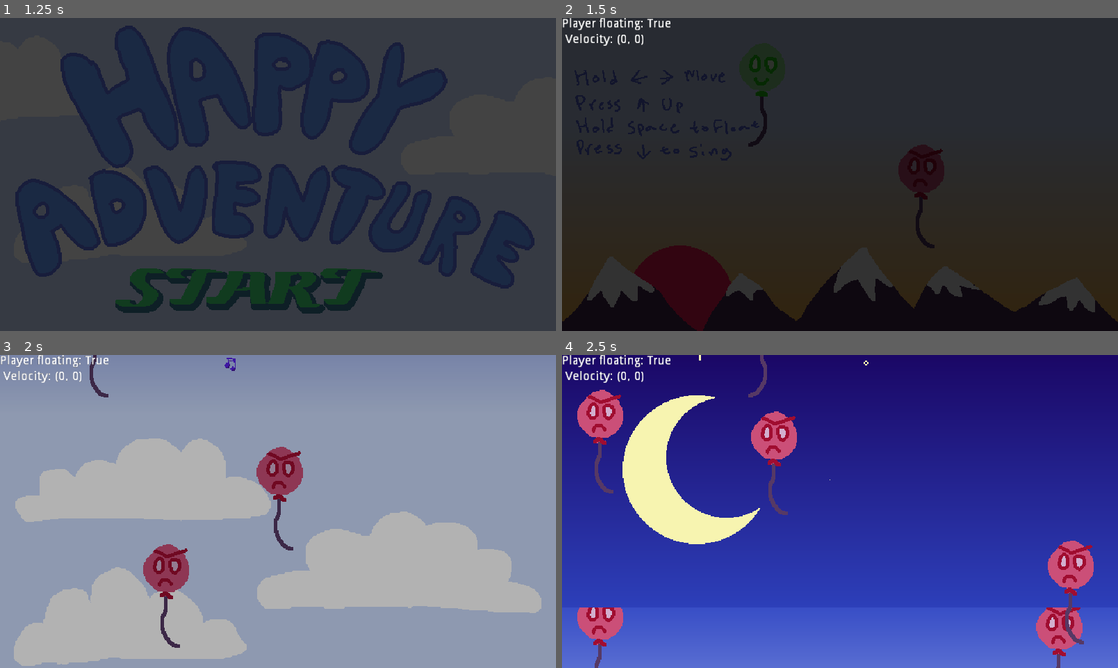
Above: before the commit, frames 1-4 (two rows, left to right).
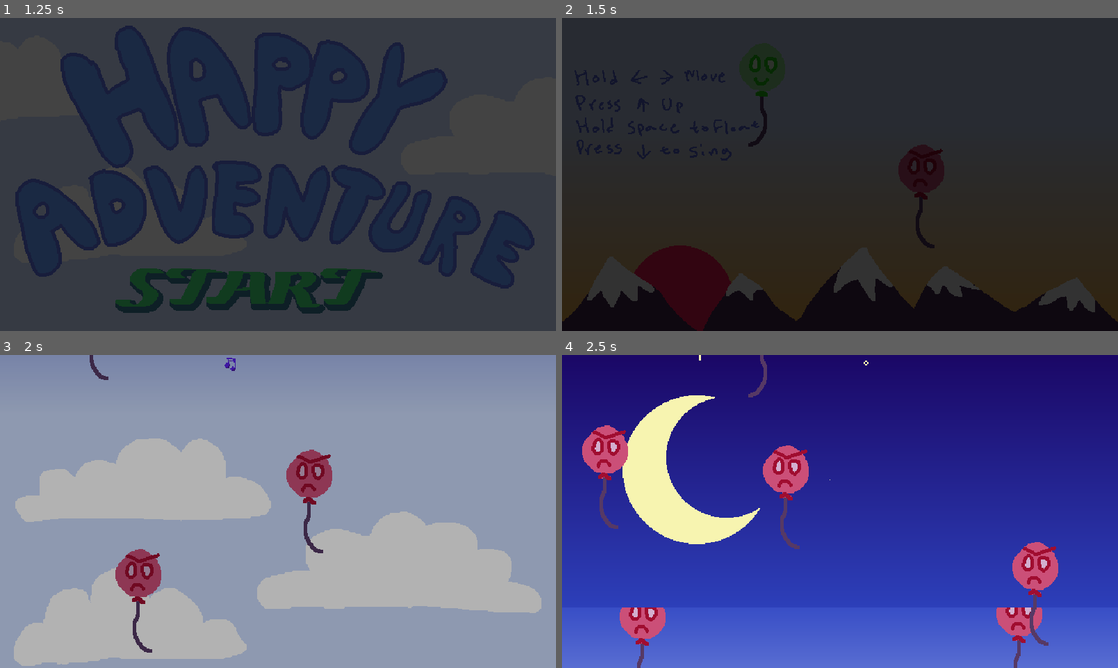
Above: after the commit, the same moments.

Repository: kpkpkpkpkpkpkpkp/happy_adventure
Game: Godot game, scene res://scenes/main.tscn
Same seed, same stepped clock (60 frames per second), same inputs: the game is played once before the commit and once after it. Sound files missing from this copy of the repository are replaced by a short silence.
Inputs:
- Up to frame 1 (1.25 s): tap Enter (ui_accept) at 0.5, 0.77 s
- Up to frame 2 (1.5 s): no input
- Up to frame 3 (2 s): tap Enter (ui_accept) at 1.52 s
- Up to frame 4 (2.5 s): no input

Frame 1 is identical in both runs. In frame 2, 0.4% of the frame differs, in the area x 0-20%, y 0-9%; in frame 3, 4.4%; in frame 4, 9.5%, in the area x 0-96%, y 0-100%.

Commit message:
fixed slow movment in browser, use physics process instead of process for consistent delta on different hardware

Diff:
--- a/scenes/_debug/info.tscn
+++ b/scenes/_debug/info.tscn
@@ -3,6 +3,7 @@
 [ext_resource path="res://scenes/_debug/info.gd" type="Script" id=1]
 
 [node name="InfoLayer" type="CanvasLayer"]
+visible = false
 script = ExtResource( 1 )
 
 [node name="InfoBox" type="VBoxContainer" parent="."]
--- a/scenes/game/levels/madguy_follow.gd
+++ b/scenes/game/levels/madguy_follow.gd
@@ -1,6 +1,6 @@
 extends PathFollow2D
 
-export var follow_speed := 0.05
+export var follow_speed := 1
 
 #Remote transform lets us move the enemy without having to put them somewhere obscure in the scene tree.
 #Since we need to do some processing on the enemy in the level's _ready() function,
@@ -18,6 +18,6 @@
 func stop():
 	go = false
 
-func _process(_delta):
+func _physics_process(_delta):
 	if go:
 		set_offset(get_offset() + follow_speed)
